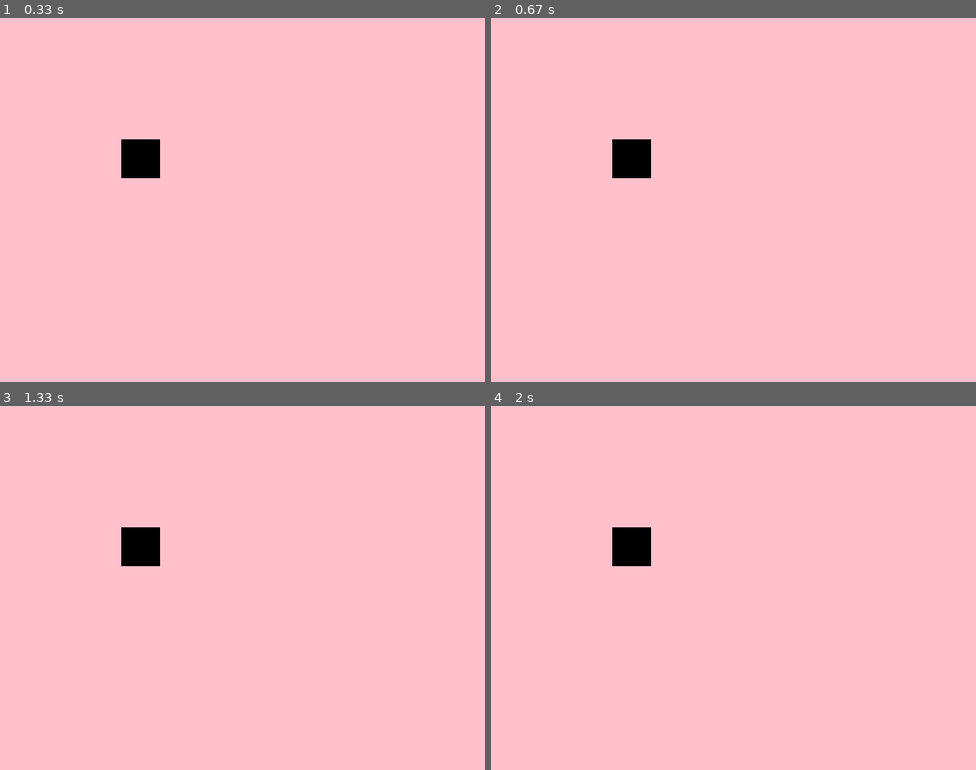
Above: before the commit, frames 1-4 (two rows, left to right).
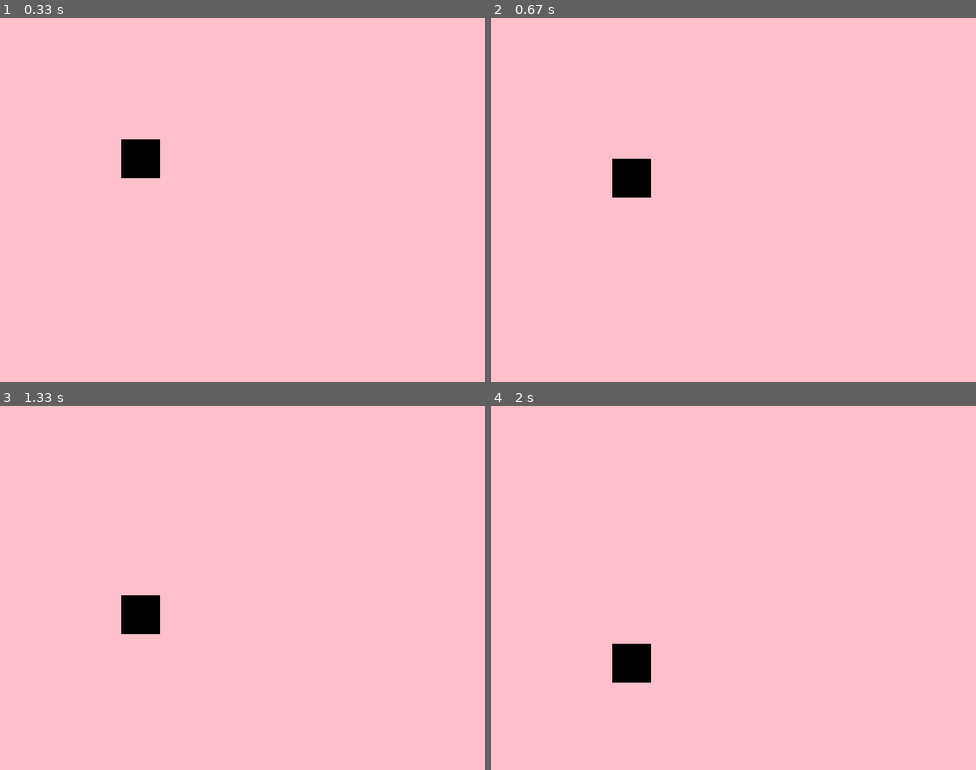
Above: after the commit, the same moments.

Repository: matuqam/pygame_actions
Game: pygame game, started from main.py
The game is run twice, just before and just after one commit, with the same random seed, the same clock (stepped at 60 frames per second) and the same inputs.
Inputs:
- Up to frame 1 (0.33 s): no input
- Up to frame 2 (0.67 s): hold Down from 0.33 s (still down)
- Up to frame 3 (1.33 s): release Down at 0.8 s; hold Down 0.83-1.2 s; hold Down from 1.23 s (still down)
- Up to frame 4 (2 s): release Down at 1.53 s

Frame 1 is identical in both runs. In frame 2, 0.9% of the frame differs, in the area x 25-33%, y 33-50%; in frame 3, 1.7%, in the area x 25-33%, y 33-63%; in frame 4, 1.7%.

Commit message:
Update for player movement management

Diff:
--- a/input.py
+++ b/input.py
@@ -2,6 +2,33 @@
 from collections import defaultdict
 
 from imports import *
+
+
+class Events:
+    def __init__(self):
+        '''
+        Holds the keyboard key pressed, down and up information
+        '''
+        self.keys_pressed = None
+        self.keys_upped = defaultdict(lambda: False)
+        self.keys_downed = defaultdict(lambda: False)
+
+    def update(self, game_events):
+        '''
+        populates keyboard event data from pygame.event and pygame.key.get_pressed()
+        run at every tick of the game.
+        '''
+        self.keys_pressed = pygame.key.get_pressed()
+        self.keys_upped = defaultdict(lambda: False)
+        self.keys_downed = defaultdict(lambda: False)
+        self.simon_says = False
+        for event in game_events:
+            if event.type == KEYDOWN:
+                self.keys_downed[event.key] = True
+            elif event.type == KEYUP:
+                self.keys_upped[event.key] = True
+            elif event.type == MOVEMENT_EVENT:
+                self.simon_says = True
 
 
 class InputType(Enum):
@@ -20,45 +47,91 @@
     Update on every tick
     call
     return:boolean
-        True is key passed key_check_type test
+        True if key passed key_check_type test
         (aka key was either pressed, downed or upped)
     '''
-    def __init__(self):
+    def __init__(self, events):
+        self.keys_pressed = None
+        self.keys_upped = defaultdict(lambda: False)
         self.keys_downed = defaultdict(lambda: False)
-        self.keys_upped = defaultdict(lambda: False)
-        self.simon_says_move = False
+        self.simon_says = False
+        self.events = events
 
     def __call__(self, key, key_check_type):
+        '''
+        Call the instance to do a spedified check on a key
+        Ex.:
+            check if the "w" key went down (aka just got pressed)
+            ```
+            input = Input() # This is done in the setup of the game
+            input(K_w, InputType._KEYDOWN) # this is done in the game loop
+            ```
+        return:bool
+            returns True if the specified check is true
+        '''
         if key_check_type == InputType._KEYPRESSED:
-            return self.key_is_pressed(key)
+            return self._key_is_pressed(key)
         elif key_check_type == InputType._KEYDOWN:
             return self.key_downed(key)
         elif key_check_type == InputType._KEYUP:
             return self.key_upped(key)
 
-    def key_is_pressed(self, key):
+    def _key_is_pressed(self, key):
         '''
-        simon_says_move is used to only check for movement at a limited frequency
+        simon_says is used to only check for key_pressed at a limited frequency
         see self.update for mechanic setting its value
-        Note this should eventyally be done in a different way in order to only
-        apply to movement keys
+        Note this could be modified in order to only
+        apply to selected keys (ex. movement keys)
         '''
-        return self.simon_says_move and pygame.key.get_pressed()[key]
+        return self.events.simon_says and pygame.key.get_pressed()[key]
 
     def key_downed(self, key):
-        return key in self.keys_downed
+        return key in self.events.keys_downed
 
     def key_upped(self, key):
-        return key in self.keys_upped
+        return key in self.events.keys_upped
 
-    def update(self, game_events):
-        self.keys_downed = defaultdict(lambda: False)
-        self.keys_upped = defaultdict(lambda: False)
-        self.simon_says_move = False
-        for event in game_events:
-            if event.type == KEYDOWN:
-                self.keys_downed[event.key] = True
-            elif event.type == KEYUP:
-                self.keys_upped[event.key] = True
-            elif event.type == MOVEMENT_EVENT:
-                self.simon_says_move = True
+
+class MoveInput(Input):
+    '''
+    Process input of movement keys (for up, down, left and right).
+    Produces risidual movement (ie: left + right = no movement)
+    Note: on many keyboards there is a limit on keyboard key press detection
+          which can erroneously lead one to think this class is buggy
+          -see the concept of `Key rollover`
+    Use by calling the instance.
+    returns direction as a vector of leght 1 (aka normalized vector)
+    '''
+    direction_vectors = {
+        KEY_UP: pygame.Vector2(0, -1),
+        KEY_DOWN: pygame.Vector2(0, 1),
+        KEY_LEFT: pygame.Vector2(-1, 0),
+        KEY_RIGHT: pygame.Vector2(1, 0),
+    }
+
+    def __init__(self, events):
+        super().__init__(events)
+
+    def __call__(self):
+        vector = self._direction()
+        return vector
+
+    def _direction(self):
+        vector = pygame.Vector2()
+        if self.events.simon_says:
+            for key in MoveInput.direction_vectors.keys():
+                if self._key_is_pressed(key):
+                    vector += MoveInput.direction_vectors[key]
+            try:
+                vector = vector.normalize()
+            except:
+                ...
+            if vector == pygame.Vector2():
+                return None
+            return vector
+
+    def _key_is_pressed(self, key):
+        '''
+        check if key is currently pressed
+        '''
+        return pygame.key.get_pressed()[key]
--- a/level.py
+++ b/level.py
@@ -11,6 +11,7 @@
     def process_input(self, game_events):
         for e in self.elements:
             e.process_input(game_events)
+            # e.process_input_complex(game_events)  # alternative input processing mode
 
     def update(self):
         for e in self.elements:
--- a/movement.py
+++ b/movement.py
@@ -1,4 +1,5 @@
 from enum import Enum, auto
+from math import erf
 
 from imports import *
 
@@ -11,26 +12,70 @@
 
 class Movement:
     '''
-    Encapsulates the movement (direction, duration and speed) of a pygame element (other).
+    Encapsulates the movement (duration, direction, speed and position) of a pygame element (other).
     Duration of a Movement serves as a timer. It is decremented and once reaches 0, the Movement
     has served its purpose.
+
+    TODO
+      * [ ] explore using functions to fluxuate the values of direction, speed and position
     '''
-    def __init__(self, other, type:MovementType, direction, duration, speed):
+    def __init__(self,
+                 other,
+                 type:MovementType,
+                 duration,
+                 direction,
+                 speed,
+                 position=None,
+                 interupt:bool=True):
         self.other = other
         self.type = type
+        self.duration = duration
+        self.timer = duration
         self.direction:pygame.Vector2 = direction
-        self.duration = duration
         self.speed = speed
+        self.position = position
+        self.interupt = interupt
+
+    def set_direction(self):
+        ...
+
+    def set_speed(self):
+        ...
+        # self.speed = erf( (self.duration - self.timer)/40 ) * 4
+        # self.speed = FAST_S( (self.duration - self.timer)/40 ) * 4
+        # self.speed = SLOW_S( (self.duration - self.timer)/40 ) * 5
+
+    def set_position(self):
+        ...
+
+    def update(self):
+        self.timer -= 1
+        self.set_direction()
+        self.set_speed()
+        self.set_position()
+        self.other.manhandle(direction=self.direction, speed=self.speed)
 
 
 class Movements:
     '''
     Uses Movement class to encapsulate movement.
     Gets called at every tick of pygame to move objects.
-    Once a Movement has "expired" (aka duration is decremented to 0), it is removed (aka purged).
+    Once a Movement has "expired" (aka timer is decremented to 0), it is removed (aka purged).
     '''
     def __init__(self):
         self.movements:Movement = []
+
+    def __bool__(self):
+        return bool(self.movements)
+
+    def __iter__(self):
+        iter(self.movements)
+
+    def __len__(self):
+        return len(self.movements)
+
+    def __repr__(self):
+        return f'<{self.__class__.__name__}({len(self)} Movement>)'
 
     def _fuse(self, movement:'Movement'):
         '''
@@ -39,9 +84,9 @@
             direction:
                 direction1 + direction2
             duration:
-                duration1 + duration2
+                duration1 = duration2
             speed:
-                speed1 + speed2
+                speed1 = speed2
         The fusion is made on the currently active Movement (aka self.sequence[0])
         '''
         if is_empty(self.movements):
@@ -52,7 +97,7 @@
             self.movements[0].direction = self.movements[0].direction + movement.direction
         else:
             self.movements[0].direction = (self.movements[0].direction + movement.direction).normalize()
-        self.movements[0].duration = movement.duration
+        self.movements[0].timer = movement.duration
         self.movements[0].speed = movement.speed
 
     def add(self, movement:'Movement'):
@@ -62,20 +107,27 @@
         if movement.type == MovementType.ADDITIVE:
             self._fuse(movement)
         if movement.type == MovementType.INTERUPT:
-            self.movements = [movement]
+            if is_empty(self.movements):
+                self.movements = [movement]
+            elif self.movements[0].interupt:
+                self.movements = [movement]
+            else:
+                self.movements = self.movements + [movement]
+
+
         if movement.type == MovementType.SEQUENCIAL:
             self.movements.append(movement)
 
     def _purge_expired_movements(self):
-        self.movements = [m for m in self.movements if m.duration > 0]
+        self.movements = [m for m in self.movements if m.timer > 0]
 
     def update(self):
-        if is_empty(self.movements):
+        if not self:
             return
         movement = self.movements[0]
-        movement.duration -= 1
-        movement.other.manhandle(direction=movement.direction, speed=movement.speed)
+        movement.update()
         self._purge_expired_movements()
+        print(self)
 
 
 def is_empty(element):
--- a/player.py
+++ b/player.py
@@ -1,7 +1,7 @@
 from imports import *
 from action import Action
-from movement import Movements, Movement, MovementType
-from input import Input, InputType
+from movement import Movements, Movement, MovementType, is_empty
+from input import Input, InputType, MoveInput, Events
 
 
 class Player:
@@ -23,8 +23,14 @@
         self.movements = Movements()
         self.movement_type = MovementType.SEQUENCIAL
 
-        self.input = Input()
-
+        self.events = Events()
+        self.input = Input(self.events)
+        self.move_input = MoveInput(self.events)
+
+        self.dash_speed = 8
+        self.dash_surfaces = load_images('./graphics/player/right')
+
+    # actions
     def add_possible_action(self, action):
         '''add action to possible_actions'''
         try:
@@ -39,75 +45,110 @@
             if action.name == action_name:
                 action.run()
 
+    def set_timer(self, ticks):
+        def count():
+            nonlocal ticks
+            ticks -= 1
+            return ticks > 0
+        return count
+
     def process_input(self, events):
-        self.input.update(events)
+        '''
+        Process input and move player.
+        The movement keys are processed as a whole to produce a coherent resulting direction.
+        This is subject to the limits of `Key rollover`.
+        '''
+        self.events.update(events)
+
+        # regular movement
+        direction = self.move_input()
+        if direction is not None:
+            self.movements.add(Movement(self, MovementType.SEQUENCIAL, MOVE_DURATION * 10, direction, 2))
+
+        # dash
+        direction = pygame.Vector2(1, 0)
+        if self.input(K_SPACE, InputType._KEYDOWN):
+            self.movements.add(Movement(self, MovementType.INTERUPT, 90, direction, self.dash_speed, interupt=False))
+
+
+    def process_input_complex(self, events):
+        '''
+        Process input and move player.
+        Does not use special input processing for movement keys (aka up, down, left, right).
+        Key presses are evaluated independently and the resulting action is taken. The movements
+        instance logic dictates the resulting movement.
+
+        '''
+        self.events.update(events)
         input_type = InputType._KEYPRESSED
 
         # up: back step, start slow, normal, finish slow
         if self.input(KEY_UP, input_type):
             # normal movement
             direction = pygame.Vector2(0, -self.speed).normalize()
-            self.movements.add(Movement(self, self.movement_type, direction, MOVE_DURATION, 4))
+            self.movements.add(Movement(self, self.movement_type, MOVE_DURATION, direction, 4))
         if self.input(KEY_UP, InputType._KEYDOWN):
             # back step (clears movement queue)
             direction = pygame.Vector2(0, self.speed)
-            self.movements.add(Movement(self, MovementType.INTERUPT, direction, MOVE_DURATION//2, self.speed * 4))
+            self.movements.add(Movement(self, MovementType.INTERUPT, MOVE_DURATION//2, direction, self.speed * 4))
             # start slow
             direction = pygame.Vector2(0, -self.speed)
-            self.movements.add(Movement(self, MovementType.SEQUENCIAL, direction, MOVE_DURATION * 8, 1))
+            self.movements.add(Movement(self, MovementType.SEQUENCIAL, MOVE_DURATION * 8, direction, 1))
         if self.input(KEY_UP, InputType._KEYUP):
             # end slow (clears movement queue)
             direction = pygame.Vector2(0, -self.speed)
-            self.movements.add(Movement(self, MovementType.INTERUPT, direction, MOVE_DURATION * 4, 1))
+            self.movements.add(Movement(self, MovementType.INTERUPT, MOVE_DURATION * 4, direction, 1))
 
         # down
         if self.input(KEY_DOWN, input_type):
             direction = pygame.Vector2(0, self.speed)
-            self.movements.add(Movement(self, self.movement_type, direction, MOVE_DURATION, self.speed))
+            self.movements.add(Movement(self, self.movement_type, MOVE_DURATION, direction, self.speed))
         if self.input(KEY_DOWN, InputType._KEYDOWN):
             # back step (clears movement queue)
             direction = pygame.Vector2(0, -self.speed)
-            self.movements.add(Movement(self, MovementType.INTERUPT, direction, MOVE_DURATION//2, self.speed * 4))
-            # start slow
-            direction = pygame.Vector2(0, self.speed)
-            self.movements.add(Movement(self, MovementType.SEQUENCIAL, direction, MOVE_DURATION * 8, 1))
+            self.movements.add(Movement(self, MovementType.INTERUPT, MOVE_DURATION//2, direction, self.speed * 4))
+            # start slow
+            direction = pygame.Vector2(0, self.speed)
+            self.movements.add(Movement(self, MovementType.SEQUENCIAL, MOVE_DURATION * 8, direction, 1))
         if self.input(KEY_DOWN, InputType._KEYUP):
             # end slow (clears movement queue)
             direction = pygame.Vector2(0, self.speed)
-            self.movements.add(Movement(self, MovementType.INTERUPT, direction, MOVE_DURATION * 4, 1))
+            self.movements.add(Movement(self, MovementType.INTERUPT, MOVE_DURATION * 4, direction, 1))
 
         # left
         if self.input(KEY_LEFT, input_type):
             direction = pygame.Vector2(-self.speed, 0)
-            self.movements.add(Movement(self, self.movement_type, direction, MOVE_DURATION, self.speed))
+            self.movements.add(Movement(self, self.movement_type, MOVE_DURATION, direction, self.speed))
         if self.input(KEY_LEFT, InputType._KEYDOWN):
             # back step (clears movement queue)
             direction = pygame.Vector2(self.speed, 0)
-            self.movements.add(Movement(self, MovementType.INTERUPT, direction, MOVE_DURATION//2, self.speed * 4))
-            # start slow
-            direction = pygame.Vector2(-self.speed, 0)
-            self.movements.add(Movement(self, MovementType.SEQUENCIAL, direction, MOVE_DURATION * 8, 1))
+            self.movements.add(Movement(self, MovementType.INTERUPT, MOVE_DURATION//2, direction, self.speed * 4))
+            # start slow
+            direction = pygame.Vector2(-self.speed, 0)
+            self.movements.add(Movement(self, MovementType.SEQUENCIAL, MOVE_DURATION * 8, direction, 1))
         if self.input(KEY_LEFT, InputType._KEYUP):
             # end slow (clears movement queue)
             direction = pygame.Vector2(-self.speed, 0)
-            self.movements.add(Movement(self, MovementType.INTERUPT, direction, MOVE_DURATION * 4, 1))
+            self.movements.add(Movement(self, MovementType.INTERUPT, MOVE_DURATION * 4, direction, 1))
 
         # right
         if self.input(KEY_RIGHT, input_type):
             direction = pygame.Vector2(self.speed, 0)
-            self.movements.add(Movement(self, self.movement_type, direction, MOVE_DURATION, self.speed))
+            self.movements.add(Movement(self, self.movement_type, MOVE_DURATION * 4, direction, self.speed))
         if self.input(KEY_RIGHT, InputType._KEYDOWN):
             # back step (clears movement queue)
             direction = pygame.Vector2(-self.speed, 0)
-            self.movements.add(Movement(self, MovementType.INTERUPT, direction, MOVE_DURATION//2, self.speed * 4))
-            # start slow
-            direction = pygame.Vector2(self.speed, 0)
-            self.movements.add(Movement(self, MovementType.SEQUENCIAL, direction, MOVE_DURATION * 8, 1))
+            self.movements.add(Movement(self, MovementType.INTERUPT, MOVE_DURATION//2, direction, self.speed * 4))
+            # pause
+            direction = pygame.Vector2(0, 0)
+            self.movements.add(Movement(self, MovementType.SEQUENCIAL, MOVE_DURATION * 4, direction, 1))
+            # start slow
+            direction = pygame.Vector2(self.speed, 0)
+            self.movements.add(Movement(self, MovementType.SEQUENCIAL, MOVE_DURATION * 4, direction, 1))
         if self.input(KEY_RIGHT, InputType._KEYUP):
             # end slow (clears movement queue)
             direction = pygame.Vector2(self.speed, 0)
-            self.movements.add(Movement(self, MovementType.INTERUPT, direction, MOVE_DURATION * 4, 1))
-
+            self.movements.add(Movement(self, MovementType.INTERUPT, MOVE_DURATION * 4, direction, 1))
 
         if self.input(K_u, InputType._KEYDOWN):
             self.movement_type = MovementType.SEQUENCIAL
@@ -119,13 +160,8 @@
         if self.input(K_o, InputType._KEYDOWN):
             self.movement_type = MovementType.ADDITIVE
 
-    def set_timer(self, ticks):
-        def count():
-            nonlocal ticks
-            ticks -= 1
-            return ticks > 0
-        return count
-
+
+    # movement
     def move(self):
         '''
         The use of timer works in combination with the KEYDOWN way of checking
@@ -156,18 +192,39 @@
         Notably, it does not use the self.timer()
         '''
         self.rect.center += (direction * speed)
+        self.loop_position()
+
+    def loop_position(self):
+        if self.rect.left > pygame.display.get_surface().get_rect().right:
+            self.rect.right = 0
+        elif self.rect.right < 0:
+            self.rect.left = pygame.display.get_surface().get_rect().right
+        elif self.rect.bottom < 0:
+            self.rect.top = pygame.display.get_surface().get_rect().bottom
+        elif self.rect.top > pygame.display.get_surface().get_rect().bottom:
+            self.rect.bottom = 0
+
+    # visual
+    def set_surface(self):
+        if not is_empty(self.movements.movements):
+            movement = self.movements.movements[0]
+            if movement.speed == self.dash_speed:
+                self.surface = self.dash_surfaces[(pygame.time.get_ticks() // 50) % len(self.dash_surfaces)]
+            else:
+                self.surface = pygame.Surface(size=(64,64))
 
     def display(self):
         display = pygame.display.get_surface()
+        self.set_surface()
         display.blit(self.surface, self.rect.topleft)
 
     def update(self):
-        self.actions_active = [a for a in self.actions_active if a.ended == False]
+        # self.actions_active = [a for a in self.actions_active if a.ended == False]
         # use movement.Movement for movements
         self.movements.update()
 
-        for a in self.actions_active:
-            a.tick()
+        # for a in self.actions_active:
+        #     a.tick()
         self.display()
 
 
--- a/settings.py
+++ b/settings.py
@@ -1,4 +1,5 @@
 # imported by imports
+from math import erf
 
 import pygame
 from pygame.locals import *
@@ -10,9 +11,12 @@
 MOVEMENT_EVENT = pygame.event.custom_type()
 
 KEY_UP = K_w
-KEY_DOWN = K_s
+# KEY_DOWN = K_s
 KEY_LEFT = K_a
 KEY_RIGHT = K_d
+
+KEY_DOWN = K_DOWN  # K_DOWN instead of K_s to get arround `Key rollover` limits
+
 KEY_MELEE = K_j
 KEY_MELEE_CHANGE = K_u
 KEY_RANGE = K_m
@@ -22,4 +26,8 @@
 KEY_SPEED_RESET = K_9
 KEY_SPEED_DOWN = K_8
 
+# increment functions
+SLOW_S = lambda x: x/(1 + abs(x))
+FAST_S = lambda x: erf(x)
+
 IMG_PATH_ACTIONS = '../graphics/actions/'
--- a/tools.py
+++ b/tools.py
@@ -6,13 +6,13 @@
 def load_images(path, num_sort=False, sep='.')->List[pygame.Surface]:
     surfaces = []
     try:
-        for _, __, files in walk():
+        for _, __, files in walk(path):
             if num_sort:
                 files.sort(key=lambda n: n.split(sep)[0])
             else:
                 files.sort()
             for file in files:
-                surfaces.append(pygame.image.load().convert_alpha())
-    except:
-        pass
+                surfaces.append(pygame.image.load(f'{path}/{file}').convert_alpha())
+    except Exception as e:
+        print(f'EXCEPTION loading surfaces: {e}')
     return surfaces
Not shown, changed: README.md
